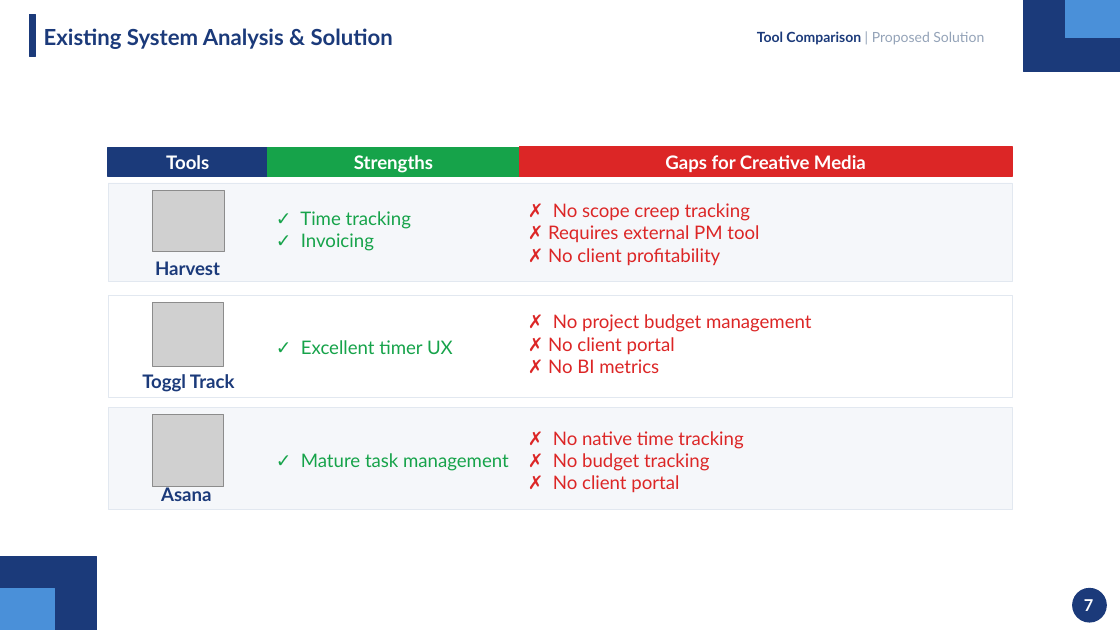
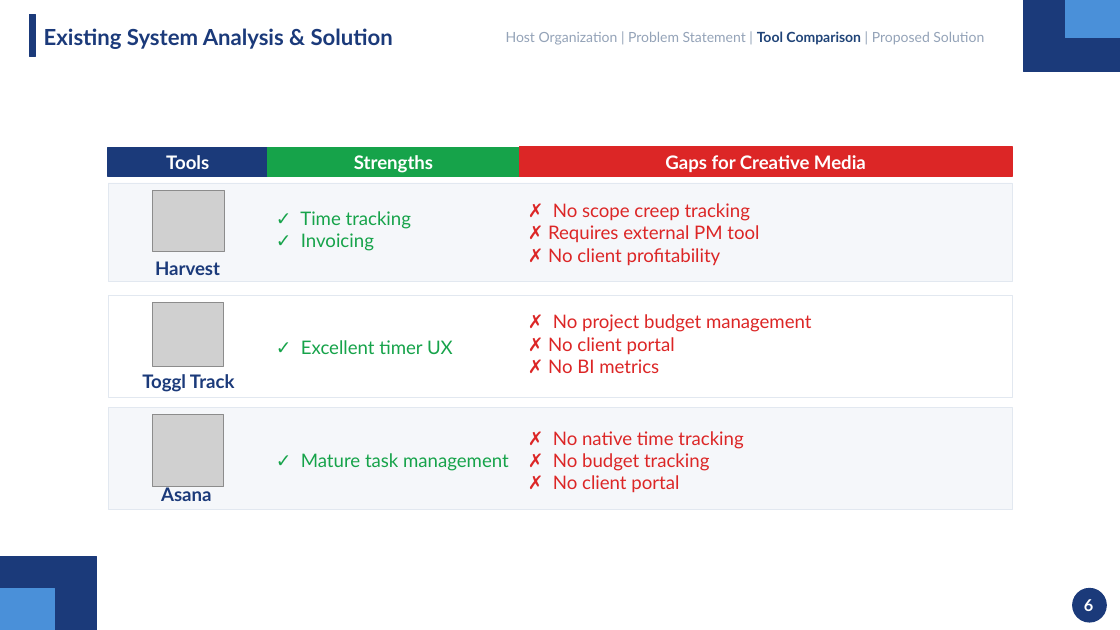
Before and after one commit to mahdi000666/DesignFlow, a slide deck: slide 6 of docs/Presentation.pptx (slide 7 before the commit). Drawn at 1120x630 pixels with LibreOffice and Linux fonts; fonts in the diff are those of the drawing; grey boxes stand for pictures. Boxes give left, top, right and bottom in pixels: in the first picture for what was removed or moved away, otherwise in the second. Text is boxed around its words. In the diff, an @@ line names an element or a change of style, - is before the commit and + after.

```diff
--- a/docs/Presentation.pptx
+++ b/docs/Presentation.pptx
@@ text at [506, 31, 984, 45]: text changed @@
-Tool Comparison | Proposed Solution
+Host Organization | Problem Statement | Tool Comparison | Proposed Solution
@@ text at [1084, 599, 1093, 611]: text changed @@
-7
+6
```
Also in this commit, not shown: 27 other slides changed, 1 slide removed.
